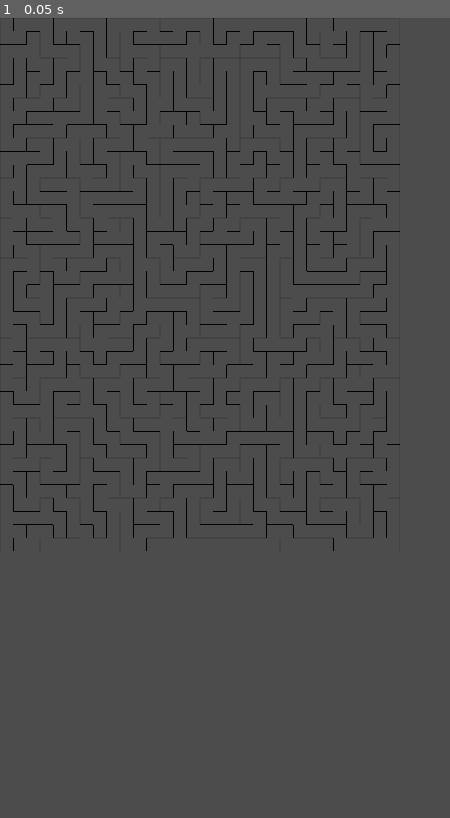
Above: before the commit, frame 1.
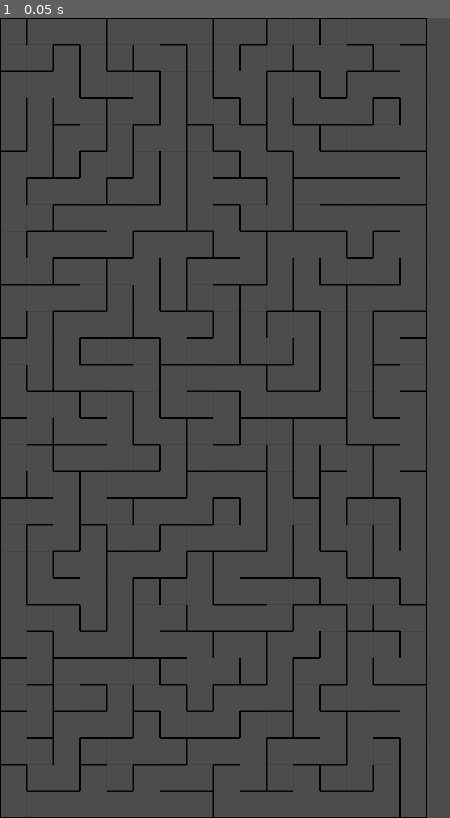
Above: after the commit, the same moment.

Repository: Ash-Kay/SuperMaze
Game: Godot game, scene res://Scene/Main.tscn
Same seed, same stepped clock (60 frames per second), same inputs: the game is played once before the commit and once after it.
Inputs:
- Up to frame 1 (0.05 s): no input

The runs differ from the first frame. In frame 1, 8.2% of the frame differs, in the area x 0-95%, y 0-100%.

Commit message:
add line rendering

Diff:
--- a/Scene/Main.tscn
+++ b/Scene/Main.tscn
@@ -6,10 +6,11 @@
 [node name="Node" type="Node" index="0"]
 
 script = ExtResource( 1 )
+x_start = 0.0
+y_start = 0.0
 
 [node name="TileMap" type="TileMap" parent="." index="0"]
 
-scale = Vector2( 0.5, 0.5 )
 mode = 0
 tile_set = ExtResource( 2 )
 cell_size = Vector2( 64, 64 )
@@ -26,5 +27,14 @@
 collision_mask = 1
 occluder_light_mask = 1
 format = 1
-tile_data = PoolIntArray( -2883516, 0, 0, -2883515, 0, 0, -2 …(2370 unchanged characters)… 75, 0, 0, -327644, 0, 0, -327643, 0, 0, 65537, 0, 0, 65538, 0, 0, 65539, 0, 0, 65540, 0, 0, 65541, 0, 0, 131073, 0, 0, 131074, 0, 0, 131075, 0, 0, 131076, 0, 0, 131077, 0, 0, 131079, 0, 0, 196609, 0, 0, 196610, 0, 0, 196611, 0, 0, 196612, 0, 0, 196613, 0, 0, 196614, 0, 0, 196615, 0, 0 )
+tile_data = PoolIntArray( -2883516, 0, 0, -2883515, 0, 0, -2 …(2370 unchanged characters)… 75, 0, 0, -327644, 0, 0, -327643, 0, 0, 0, 0, 0, 65537, 0, 0, 65538, 0, 0, 65539, 0, 0, 65540, 0, 0, 65541, 0, 0, 131073, 0, 0, 131074, 0, 0, 131075, 0, 0, 131076, 0, 0, 131077, 0, 0, 131079, 0, 0, 196609, 0, 0, 196610, 0, 0, 196611, 0, 0, 196612, 0, 0, 196613, 0, 0, 196614, 0, 0, 196615, 0, 0, 983083, 0, 0, 983084, 0, 0, 1048616, 0, 0, 1048617, 0, 0, 1048618, 0, 0, 1114150, 0, 0, 1114151, 0, 0, 1179683, 0, 0, 1179684, 0, 0, 1179685, 0, 0, 1245216, 0, 0, 1245217, 0, 0, 1245218, 0, 0, 1310750, 0, 0, 1310751, 0, 0, 1376283, 0, 0, 1376284, 0, 0, 1376285, 0, 0, 1441817, 0, 0, 1441818, 0, 0 )
 _sections_unfolded = [ "Cell", "Transform" ]
+
+[node name="Line2D" type="Line2D" parent="." index="1"]
+
+points = PoolVector2Array(  )
+width = 5.0
+default_color = Color( 0.4, 0.5, 1, 1 )
+texture_mode = -11447983
+sharp_limit = 2.0
+round_precision = 8
--- a/Script/Main.gd
+++ b/Script/Main.gd
@@ -1,4 +1,7 @@
 extends Node
+
+export(float) var x_start = 0.0
+export(float) var y_start = 0.0
 
 const N = 1
 const E = 2
@@ -11,13 +14,25 @@
 var tile_size = 64  # tile size (in pixels)
 var width = 30  # width of map (in tiles)
 var height = 40  # height of map (in tiles)
+var scr_size = OS.window_size
+var curr_touch_pos = Vector2(0, 0)
+var prev_touch_pos = Vector2(0, -1)
+var line_points = []
 
 # get a reference to the map for convenience
 onready var Map = $TileMap
+onready var Line = $Line2D
 
 func _ready():
 	randomize()
+	print(OS.window_size)
 	tile_size = Map.cell_size
+
+	width = floor(1080 / tile_size.x)
+	height = floor(1920 / tile_size.y)
+
+	print(String(width)+" "+String(height))
+
 	make_maze()
 
 func check_neighbors(cell, unvisited):
@@ -56,3 +71,41 @@
 		elif stack:
 			current = stack.pop_back()
 		#yield(get_tree(), "idle_frame")
+
+func pixel_to_grid(pixel_cord):
+	var new_x = floor((pixel_cord.x - x_start)/tile_size.x)
+	var new_y = floor((pixel_cord.y - y_start)/tile_size.y)
+	#print(String(new_x) + " " + String(new_y))
+	return Vector2(new_x, new_y)
+
+func grid_to_pixel(grid_cord):
+	var new_x = x_start + grid_cord.x * tile_size.x + tile_size.x/2
+	var new_y = y_start + grid_cord.y * tile_size.y + tile_size.y/2
+	#print(String(new_x) + " " + String(new_y))
+	return Vector2(new_x, new_y)
+
+func touch_input():
+	if Input.is_action_pressed("ui_click"):
+		curr_touch_pos = pixel_to_grid(get_viewport().get_mouse_position())
+		draw_line(curr_touch_pos)
+		#print("point added at: "+ String(grid_to_pixel(curr_touch_pos)))
+		#pixel_to_grid(get_global_mouse_position())
+
+func draw_line(curr_touch_pos):
+	if(line_points.size()>2 and curr_touch_pos == line_points[line_points.size()-2]):
+		Line.remove_point(line_points.size()-1)
+		line_points.pop_back()
+
+	if(cell_walls.has(curr_touch_pos - prev_touch_pos)):
+		#check if valid move
+		#var dir = prev_touch_pos - curr_touch_pos
+		#if(Map.get_cellv(curr_touch_pos) != 15 - cell_walls[dir]):
+		#	return
+
+		prev_touch_pos = curr_touch_pos
+		Line.add_point(grid_to_pixel(curr_touch_pos))
+		line_points.append(curr_touch_pos)
+		print("point added at: "+ String(grid_to_pixel(curr_touch_pos)))
+
+func _process(delta):
+	touch_input()
--- a/project.godot
+++ b/project.godot
@@ -18,13 +18,19 @@
 
 window/size/width=1080
 window/size/height=1920
-window/size/test_width=540
-window/size/test_height=960
+window/size/test_width=270
+window/size/test_height=480
 window/dpi/allow_hidpi=true
 window/handheld/orientation="portrait"
 window/handheld/emulate_touchscreen=true
 window/stretch/mode="2d"
 window/stretch/aspect="keep_width"
+window/stretch/shrink="1"
+
+[input]
+
+ui_click=[ Object(InputEventMouseButton,"resource_local_to_scene":false,"resource_name":"","device":0,"alt":false,"shift":false,"control":false,"meta":false,"command":false,"button_mask":0,"position":Vector2( 0, 0 ),"global_position":Vector2( 0, 0 ),"factor":1.0,"button_index":1,"pressed":false,"doubleclick":false,"script":null)
+ ]
 
 [rendering]
 
